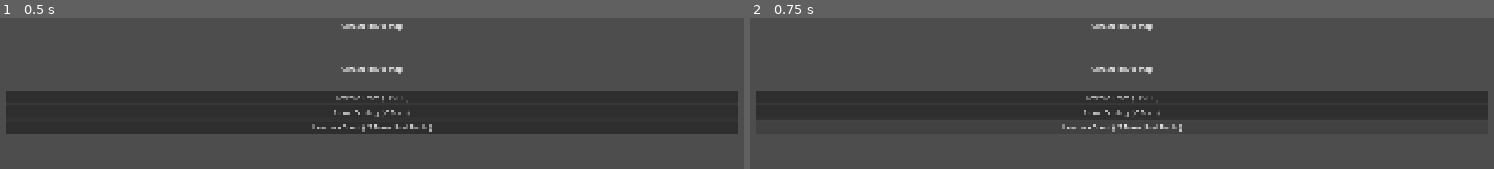
Above: before the commit, frames 1-2 (left to right).
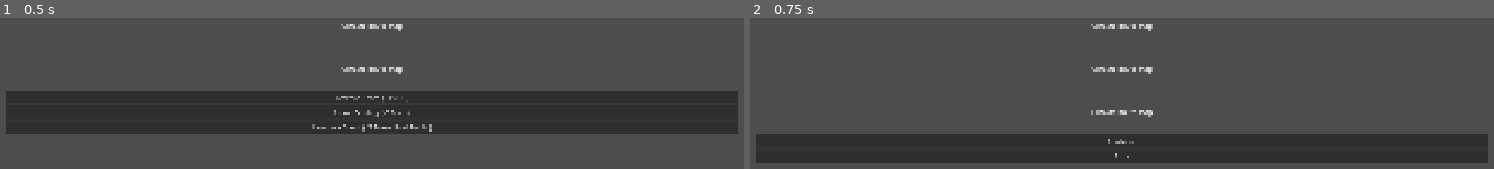
Above: after the commit, the same moments.

Repository: artichys/climate-clash-web
Game: Godot game, scene res://scenes/Event.tscn
The game is run twice, just before and just after one commit, with the same random seed, the same clock (stepped at 60 frames per second) and the same inputs. This scene is started directly instead of the project's main scene.
Inputs:
- Up to frame 1 (0.5 s): no input
- Up to frame 2 (0.75 s): click "Logistics Boost (+3 Draw Next…" at 0.5 s

Frame 1 is identical in both runs. In frame 2, 37% of the frame differs, in the area x 0-100%, y 48-97%.

Commit message:
Add script references to Event and Result scenes

Diff:
--- a/scenes/Event.tscn
+++ b/scenes/Event.tscn
@@ -1,10 +1,13 @@
 [gd_scene format=3 uid="uid://j7kfl6x72rcq"]
+
+[ext_resource type="Script" path="res://scripts/scenes/event_controller.gd" id="1_xi173"]
 
 [node name="Event" type="Control" unique_id=1938323979]
 layout_mode = 3
 anchors_preset = 0
 offset_right = 40.0
 offset_bottom = 40.0
+script = ExtResource("1_xi173")
 
 [node name="Margin" type="MarginContainer" parent="." unique_id=2134440275]
 custom_minimum_size = Vector2(1760, 1000)
--- a/scenes/Result.tscn
+++ b/scenes/Result.tscn
@@ -1,4 +1,6 @@
 [gd_scene format=3 uid="uid://cl7n1j2hddanx"]
+
+[ext_resource type="Script" path="res://scripts/scenes/result_controller.gd" id="1_j8p1w"]
 
 [node name="Control" type="Control" unique_id=2067784098]
 custom_minimum_size = Vector2(1920, 1080)
@@ -8,6 +10,7 @@
 anchor_bottom = 1.0
 grow_horizontal = 2
 grow_vertical = 2
+script = ExtResource("1_j8p1w")
 
 [node name="Margin" type="MarginContainer" parent="." unique_id=412299043]
 custom_minimum_size = Vector2(1760, 1000)
